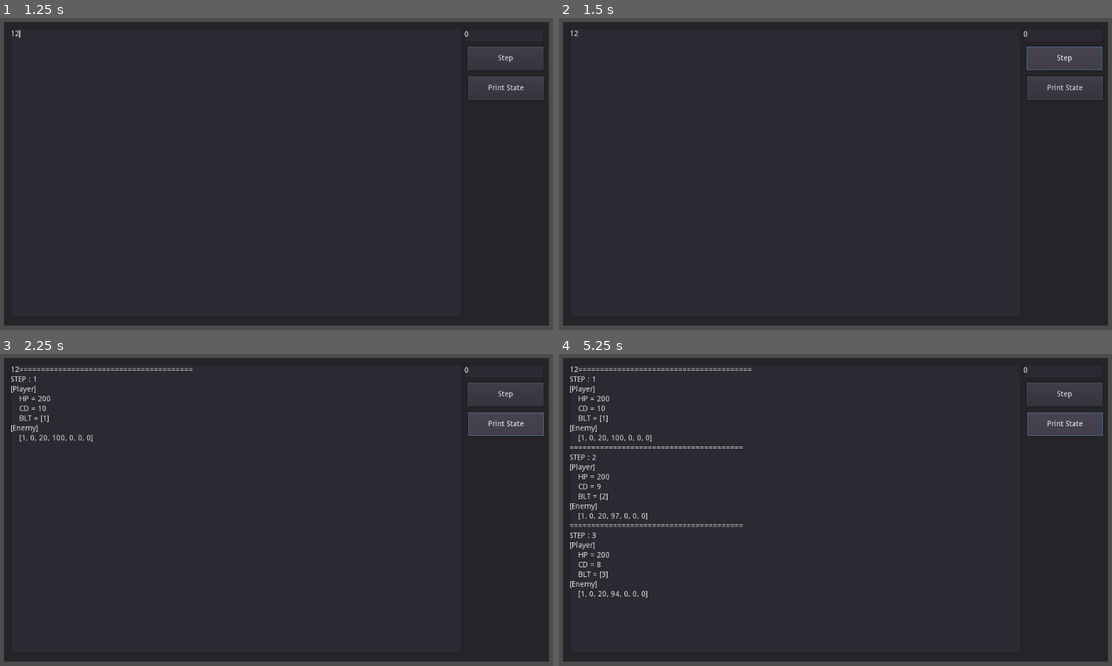
Above: before the commit, frames 1-4 (two rows, left to right).
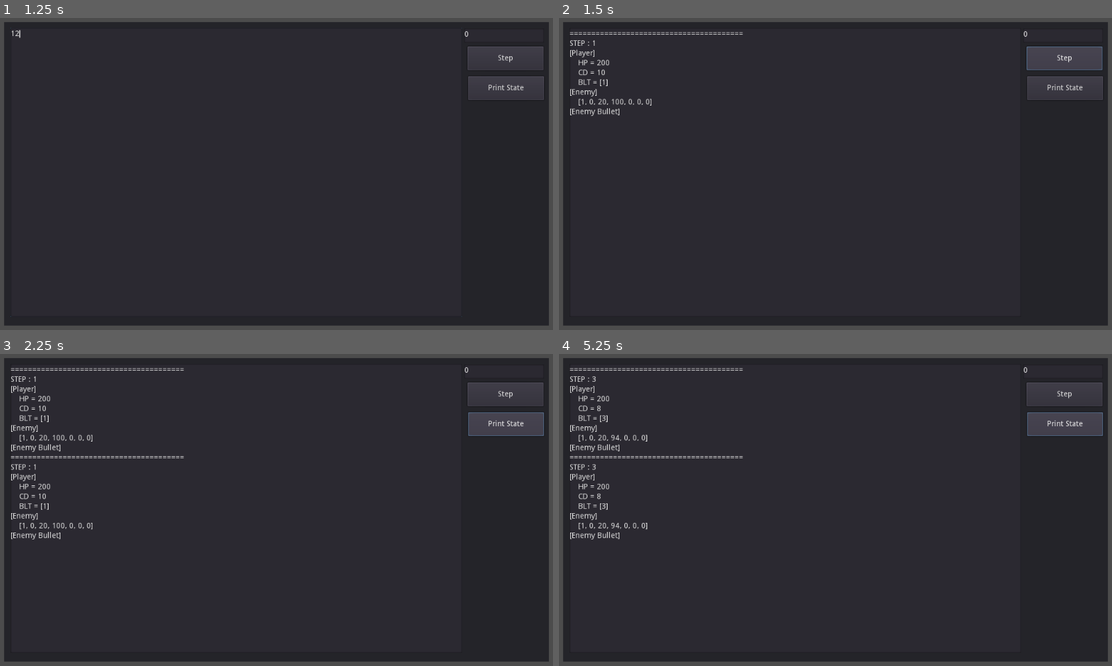
Above: after the commit, the same moments.

Repository: rockgong1987/RockCigaJam2020
Game: Godot game, scene res://Scenes/Test/TestBattleCore.tscn
Same seed, same stepped clock (60 frames per second), same inputs: the game is played once before the commit and once after it. The project has no main scene, so this scene is started directly.
Inputs (mouse positions are in pixels of both pictures, inside the frame that each line leads up to):
- Up to frame 1 (1.25 s): click (237, 170) at 0.52 s; type "12" at 0.6 s
- Up to frame 2 (1.5 s): click "Step" at 1.25 s
- Up to frame 3 (2.25 s): click "Print State" at 2 s
- Up to frame 4 (5.25 s): click "Step" at 2.75 s; click "Print State" at 3.5 s; click "Step" at 4.25 s; click "Print State" at 5 s

Frame 1 is identical in both runs. In frame 2, 0.6% of the frame differs, in the area x 1-34%, y 4-32%; in frame 3, 0.7%; in frame 4, 1.6%, in the area x 1-35%, y 4-79%.

Commit message:
battle core all ok

Diff:
--- a/AntsAndMyRifle/Scenes/Battle/BattleCore.gd
+++ b/AntsAndMyRifle/Scenes/Battle/BattleCore.gd
@@ -14,12 +14,14 @@
 # get_enemy_max_hp(type_id)
 # get_enemy_radius(type_id)
 # get_enemy_attack_range(type_id)
+# get_enemy_attack_bullet_speed(type_id)
 # get_enemy_attack_cd(type_id)
 # get_enemy_attack_pre(type_id)
 # get_enemy_move_speed(type_id)
 # get_main_spawn_enemy(step_cnt)
 # player_use_boom()
 # enemy_spawned(inst_id)
+# enemy_bullet_spawned(inst_id)
 # enemy_damaged(inst_id, dmg)
 # enemy_die(inst_id)
 # player_damaged(inst_id, dmg)
@@ -38,6 +40,7 @@
 var m_player_cd = 0
 var m_player_bullets_pos = []
 var m_enemy_bullets_pos = []
+# [inst_id, owner_id, pos]
 var m_boom_process = 0
 var m_boom_target_pos = 0
 
@@ -70,7 +73,7 @@
 		enemy[2] -= dmg
 		m_context.enemy_damaged(inst_id, dmg)
 		if enemy[2] <= 0:
-			m_enemy_states.erase(inst_id)
+			m_enemy_states.erase(enemy)
 			m_context.enemy_die(inst_id)
 	pass
 
@@ -145,8 +148,36 @@
 			elif e[6] > 0:
 				e[6] -= 1
 			else:
-				damage_player(e[0])
+				var bullet_speed = m_context.get_enemy_attack_bullet_speed(e[1])
+				if bullet_speed == 0:
+					damage_player(e[0])
+				else:
+					m_enemy_bullets_pos.append([m_enemy_bullet_id_counter, e[0], e[3]])
+					m_context.enemy_bullet_spawned(m_enemy_bullet_id_counter)
+					m_enemy_bullet_id_counter += 1
 				e[5] = m_context.get_enemy_attack_cd(e[1])
+
+func process_enemy_bullet(index):
+	if index < 0 or index >= len(m_enemy_bullets_pos):
+		return false
+	var bullet = m_enemy_bullets_pos[index]
+	var enemy = get_enemy(bullet[1])
+	var speed = m_context.get_enemy_attack_bullet_speed(enemy[1])
+	var old_pos = bullet[2]
+	var new_pos = old_pos - speed
+	if new_pos < player_radius:
+		damage_player(bullet[1])
+		return true
+	bullet[2] = new_pos
+	return false
+
+func process_enemy_bullets():
+	var index = 0
+	while (index < len(m_enemy_bullets_pos)):
+		if process_enemy_bullet(index):
+			m_enemy_bullets_pos.remove(index)
+			index -= 1
+		index += 1
 
 func process_spawn_enemy():
 	var enemy_type_id = m_context.get_main_spawn_enemy(m_main_step_counter)
@@ -173,6 +204,7 @@
 			m_player_cd = m_context.get_player_max_cd()
 			do_shot()
 	process_bullets()
+	process_enemy_bullets()
 	m_main_step_counter += 1
 
 func get_player_hp():
@@ -187,5 +219,8 @@
 func get_bullets_pos():
 	return m_player_bullets_pos
 
+func get_enemy_bullets_pos():
+	return m_enemy_bullets_pos
+
 func get_main_step():
 	return m_main_step_counter
--- a/AntsAndMyRifle/Scenes/Test/TestBattleCore.gd
+++ b/AntsAndMyRifle/Scenes/Test/TestBattleCore.gd
@@ -28,6 +28,8 @@
 func _on_StepButton_pressed():
 	m_battle_core.step(int(m_boom_input.text))
 	m_boom_input.text = "0"
+	m_output.text = ""
+	_on_PrintStateButton_pressed()
 	pass # Replace with function body.
 
 func append_log(content):
@@ -44,6 +46,10 @@
 	var enemy_list = m_battle_core.get_enemy_states()
 	for e in enemy_list:
 		append_log("\t" + str(e))
+	append_log("[Enemy Bullet]")
+	var enemy_bullets = m_battle_core.get_enemy_bullets_pos()
+	for b in enemy_bullets:
+		append_log("\t" + str(b))
 
 func get_player_max_hp():
 	return 200
@@ -110,6 +116,15 @@
 	else:
 		return 3
 
+func get_enemy_attack_bullet_speed(type_id):
+	if type_id == 0:
+		return 0
+	elif type_id == 1:
+		return 3
+	elif type_id == 2:
+		return 0
+	return 10
+
 func get_enemy_move_speed(type_id):
 	if type_id == 0:
 		return 3
@@ -135,6 +150,8 @@
 	pass
 func enemy_spawned(inst_id):
 	print("enemy spawned : ", inst_id)
+func enemy_bullet_spawned(inst_id):
+	print("enemy bullet spawned : ", inst_id)
 func enemy_damaged(inst_id, dmg):
 	print("damaged : ", inst_id, dmg)
 func enemy_die(inst_id):
